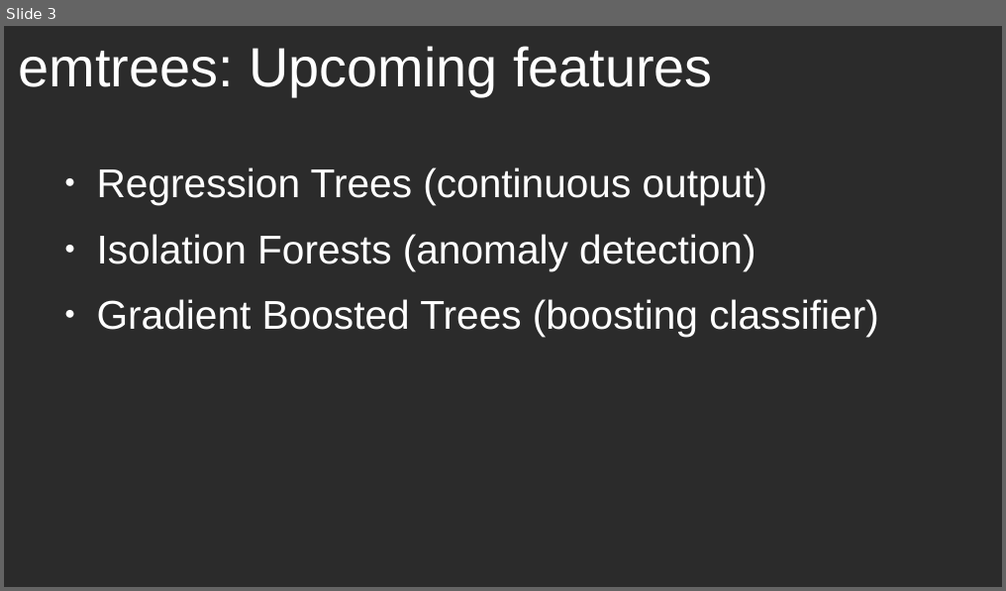
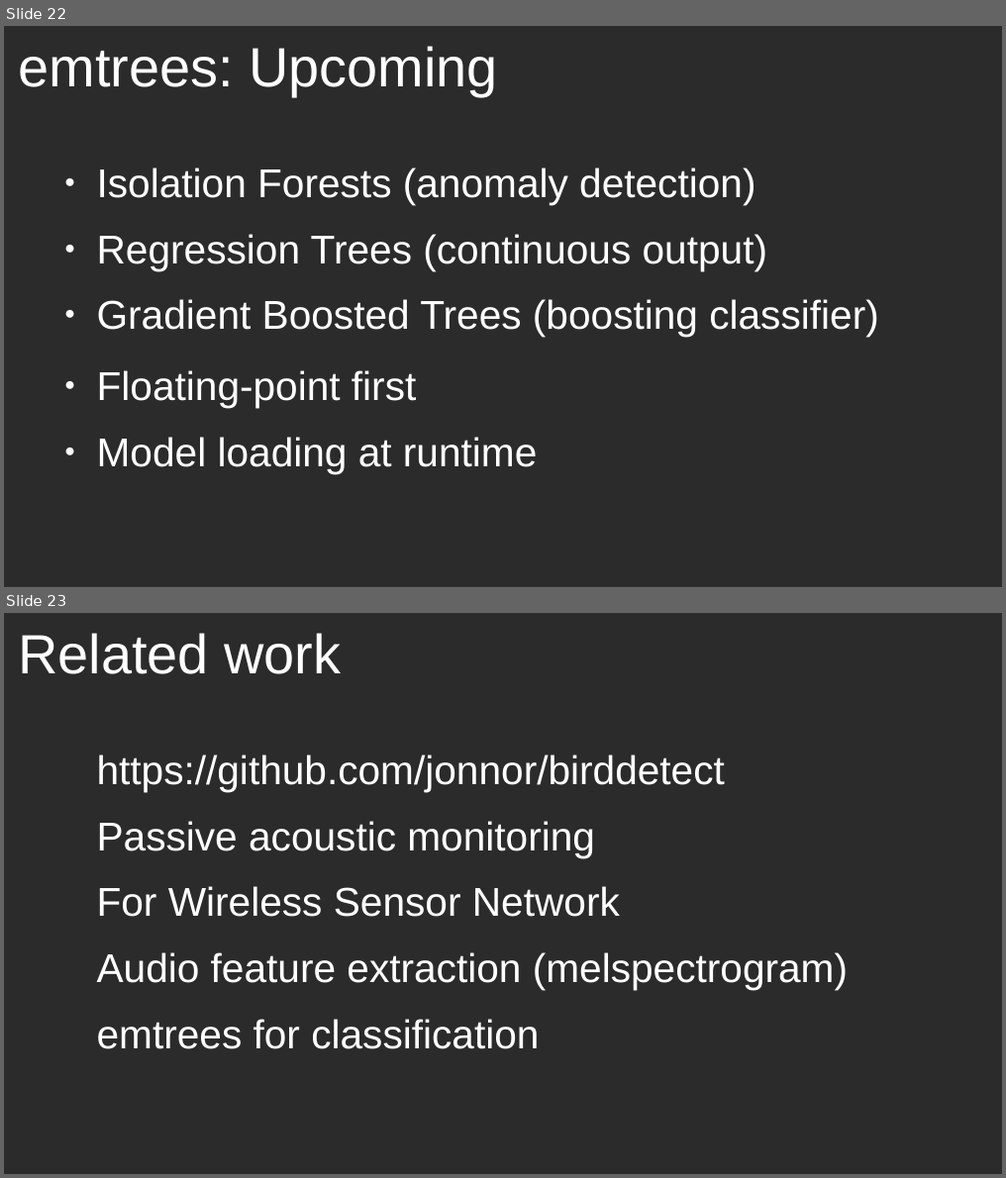
Before and after one commit to jonnor/embeddedml, a slide deck: doc/euroscipy2018/slides.odp. Shown one above the other, each under a label of ours: slide 3 before the commit, slides 22 and 23 after it. The pictures are 1006x591 and 1006x1178 pixels, drawn with LibreOffice and Linux fonts; fonts in the diff are those of the drawing; background and template pictures are left out; a plain dark background stands for a picture behind light text. Boxes give left, top, right and bottom in pixels: in the first picture for what was removed or moved away, otherwise in the second. Text is boxed around its words. In the diff, an @@ line names an element or a change of style, - is before the commit and + after.

Commit message:
euroscipy2018: Text slides done

```diff
--- a/doc/euroscipy2018/slides.odp
+++ b/doc/euroscipy2018/slides.odp
@@ slide 23 added at <box>4,613,1002,1174</box>, background picture (left out) @@
@@ title added at <box>18,633,341,674</box>, 44 pt, text #FFFFFF @@
+Related work
@@ text added at <box>97,755,847,1050</box>, 32 pt, text #FFFFFF @@
+https://github.com/jonnor/birddetect
+Passive acoustic monitoring
+For Wireless Sensor Network
+Audio feature extraction (melspectrogram)
+emtrees for classification
@@ what was slide 3 is now slide 22 @@
@@ slide 22 changed as well @@
@@ title at <box>18,46,497,96</box>: text changed @@
-emtrees: Upcoming features
+emtrees: Upcoming
@@ text at <box>97,168,755,205</box>: paragraph added @@
+● Isolation Forests (anomaly detection)
@@ text at <box>97,234,755,271</box>: paragraph removed @@
-● Isolation Forests (anomaly detection)
@@ text added at <box>97,371,537,474</box>, 32 pt, text #FFFFFF @@
+● Floating-point first
+● Model loading at runtime
```
Also in this commit, not shown: 1 other slide changed, 21 other slides added, 2 slides removed, 1 other file.
